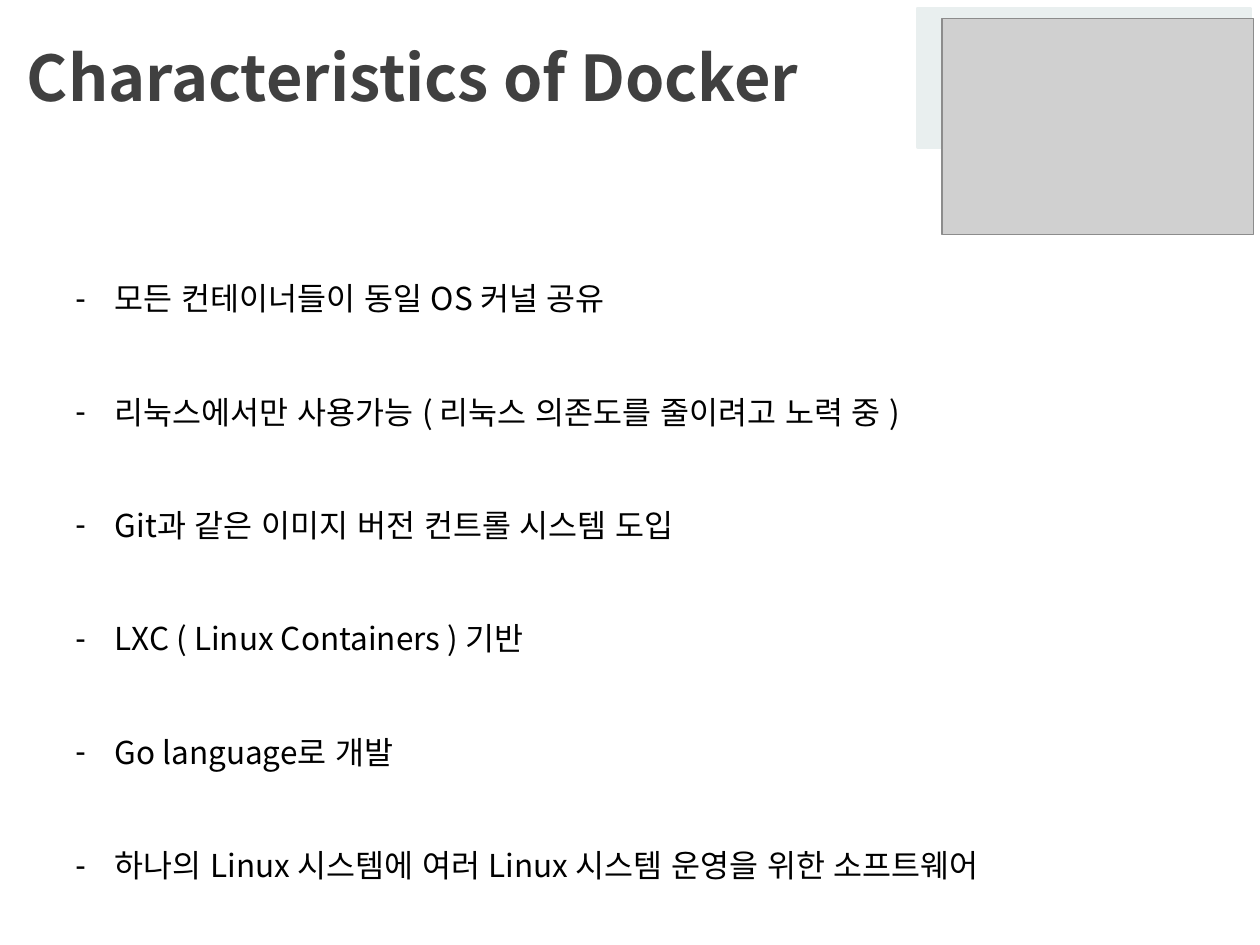
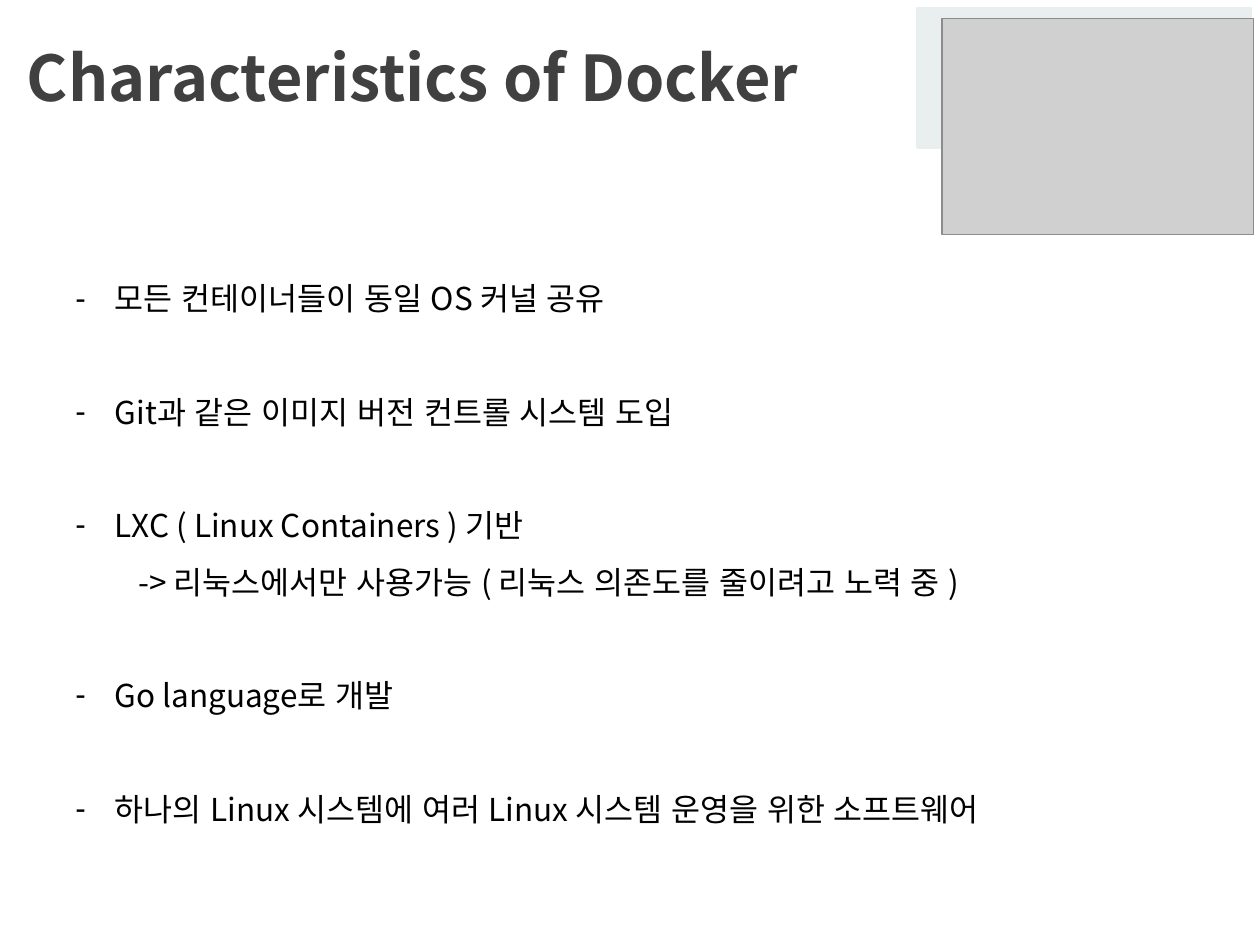
Before and after one commit to SSU-ALOE/IT_Trend_Conference, a slide deck: slide 17 of pandog_docker[4.26].pptx (slide 15 before the commit). Drawn at 1260x945 pixels with LibreOffice and Linux fonts; fonts in the diff are those of the drawing; grey boxes stand for pictures; background and template pictures are left out. Boxes give left, top, right and bottom in pixels: in the first picture for what was removed or moved away, otherwise in the second. Text is boxed around its words. In the diff, an @@ line names an element or a change of style, - is before the commit and + after.

```diff
--- a/pandog_docker[4.26].pptx
+++ b/pandog_docker[4.26].pptx
@@ text at [115, 398, 881, 427]: paragraph removed @@
-  – 리눅스에서만 사용가능 ( 리눅스 의존도를 줄이려고 노력 중 )
@@ text at [174, 568, 940, 597]: paragraph added @@
+    -> 리눅스에서만 사용가능 ( 리눅스 의존도를 줄이려고 노력 중 )
```
Also in this commit, not shown: 8 other slides changed, 9 slides added.
